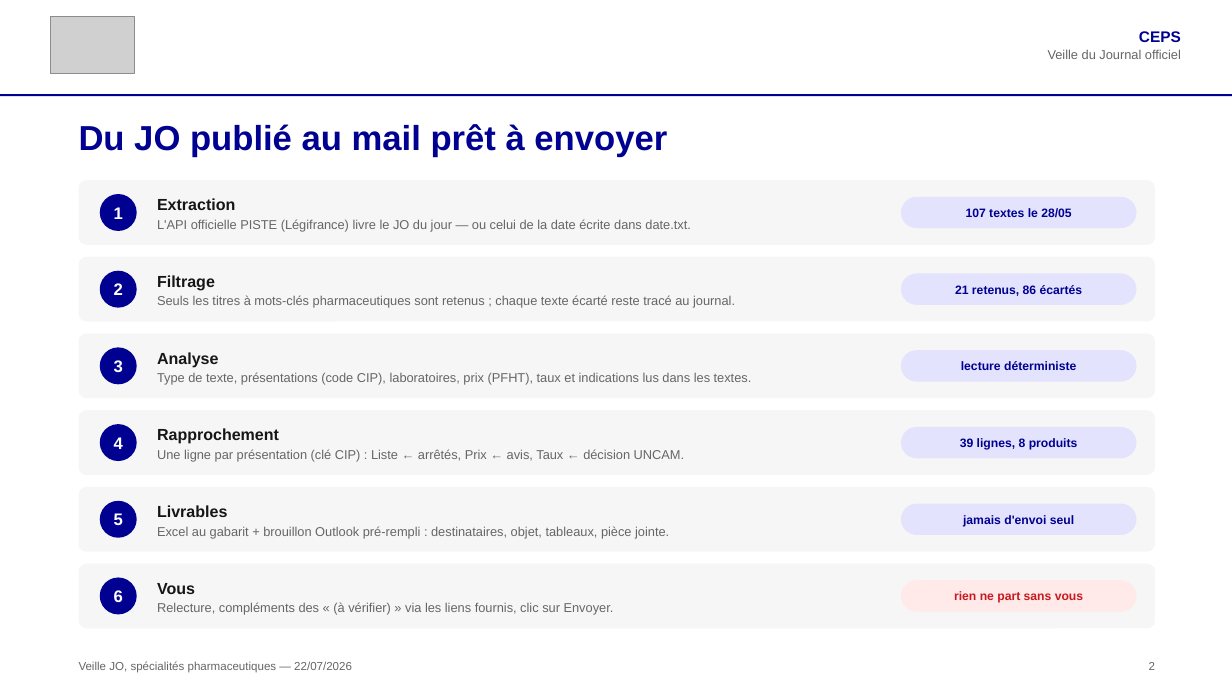
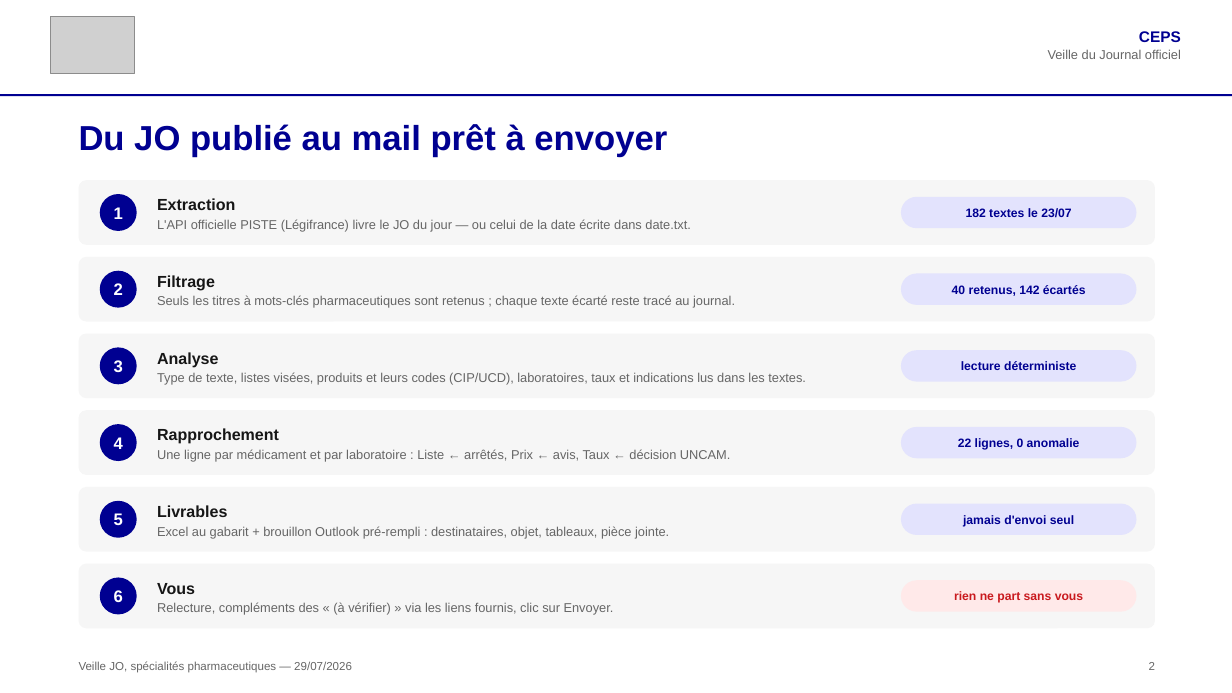
Before and after one commit to SocialGouv/Veille_JO, a slide deck: slide 2 of presentation_veille_JO.pptx. Drawn at 1232x693 pixels with LibreOffice and Linux fonts; fonts in the diff are those of the drawing; grey boxes stand for pictures. Boxes give left, top, right and bottom in pixels: in the first picture for what was removed or moved away, otherwise in the second. Text is boxed around its words. In the diff, an @@ line names an element or a change of style, - is before the commit and + after.

Commit message:
docs: update presentation_veille_jo.pptx

```diff
--- a/presentation_veille_JO.pptx
+++ b/presentation_veille_JO.pptx
@@ text in rounded rectangle at <box>966,208,1071,218</box>: text changed @@
-107 textes le 28/05
+182 textes le 23/07
@@ text in rounded rectangle at <box>952,285,1086,296</box>: text changed @@
-21 retenus, 86 écartés
+40 retenus, 142 écartés
@@ text at <box>157,372,806,385</box>: text changed @@
-Type de texte, présentations (code CIP), laboratoires, prix (PFHT), taux et indications lus dans les textes.
+Type de texte, listes visées, produits et leurs codes (CIP/UCD), laboratoires, taux et indications lus dans les textes.
@@ text at <box>157,449,730,462</box>: text changed @@
-Une ligne par présentation (clé CIP) : Liste ← arrêtés, Prix ← avis, Taux ← décision UNCAM.
+Une ligne par médicament et par laboratoire : Liste ← arrêtés, Prix ← avis, Taux ← décision UNCAM.
@@ text in rounded rectangle at <box>958,438,1080,450</box>: text changed @@
-39 lignes, 8 produits
+22 lignes, 0 anomalie
@@ text at <box>79,661,352,673</box>: text changed @@
-Veille JO, spécialités pharmaceutiques — 22/07/2026
+Veille JO, spécialités pharmaceutiques — 29/07/2026
```
Also in this commit, not shown: 4 other slides changed, 1 other file.
